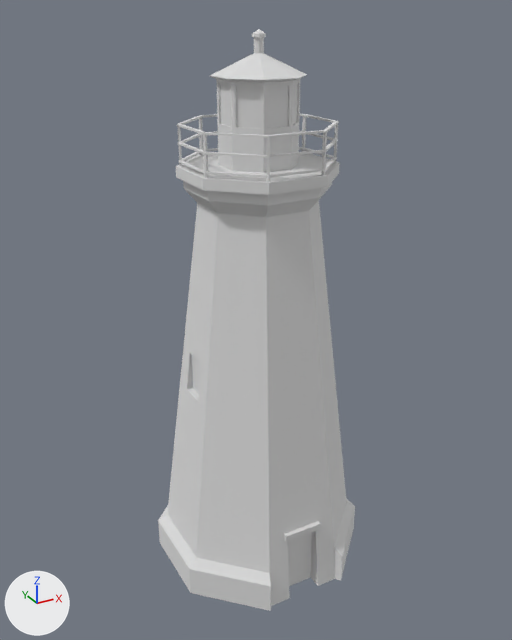
The glTF model public/models/lighthouse.glb as it was, and as the next commit left it.
Both versions are drawn from a camera (50 mm lens) standing at (-9.38, -16.9, 16.38) and looking at (-0.06, 0.05, 7.91). Arrows for +X, +Y and +Z are at lower left; the lights stay in place. Where no turn or scale is listed for an object, it has been applied to the vertices.

Names of what the first picture shows: 'lighthouse'.
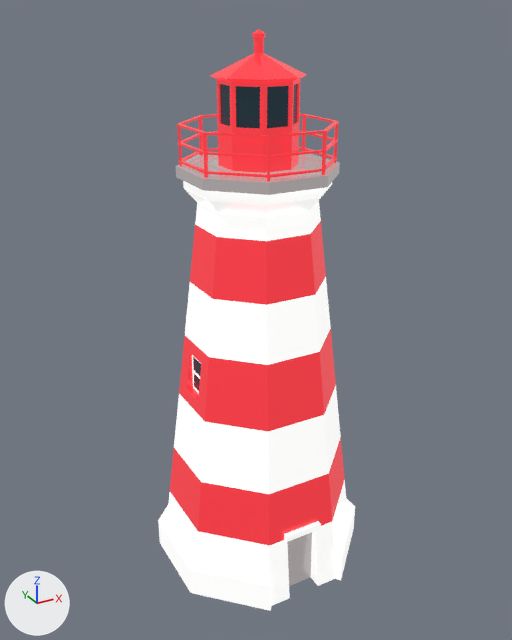
Changed parts and their boxes (x1, y1, x2, y2) in the pictures (512 x 640 px):
```json
{"object": "lighthouse", "change": "recoloured", "before": [158, 29, 355, 611], "after": [158, 29, 355, 611]}
```

Scene script edits in JSON lines:
```json
{"op": "add", "block": "img_base", "code": ["img_base = load_image('base', '_unpacked/base', 1024, 1024, 'sRGB')"]}
{"op": "add", "block": "mat_lowpoly_colors_001", "code": ["mat_lowpoly_colors_001 = bpy.data.materials.new('LOWPOLY-COLORS.001')", "# uses the picture img_base"]}
{"block": "me_lighthouse", "where": "me_lighthouse.from_pydata(...)  # 489 vertices, 904 faces; spans x -3.1..3.1, y -3.1..3.1, z -0.1..15.9"}
{"op": "remove", "block": "me_lighthouse", "code": "me_lighthouse.materials.append(mat_lowpoly_colors)  # white #e7e7e7"}
{"op": "add", "block": "me_lighthouse", "code": "me_lighthouse.materials.append(mat_lowpoly_colors_001)"}
```
